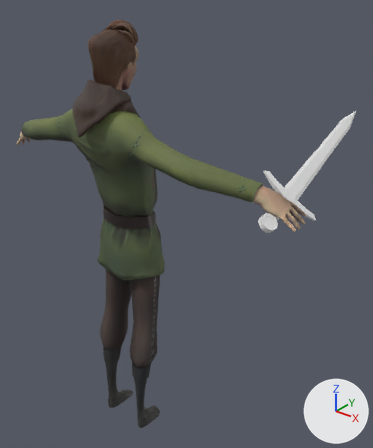
One commit to the Blender file Mhmd/Blender/Character/3rd Person/Sword_3rdPerson.blend: the scene before it, then after it.
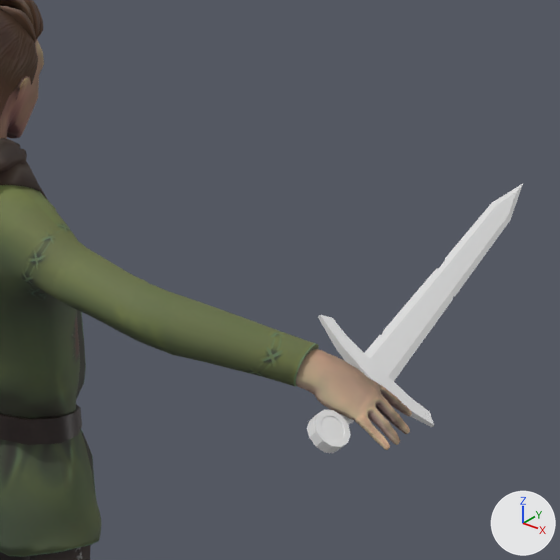
Each version is shown whole from a 50 mm camera at (1.405, -1.368, 1.953) aimed at (0.041, 0.337, 0.895), then close up on the part from 32% to 100% of the width and 6% to 63% of the height. Every picture has the same lights, and +X, +Y and +Z are marked at lower right.

Objects in the first close-up: 'mc_body.001', 'mc_clothing.003', 'sword'.
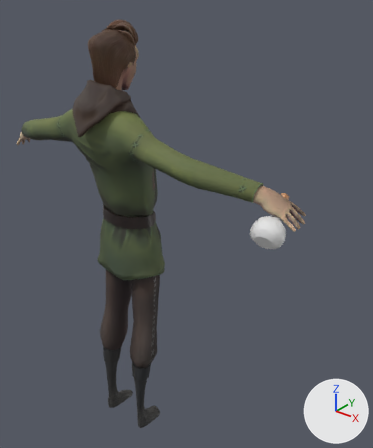
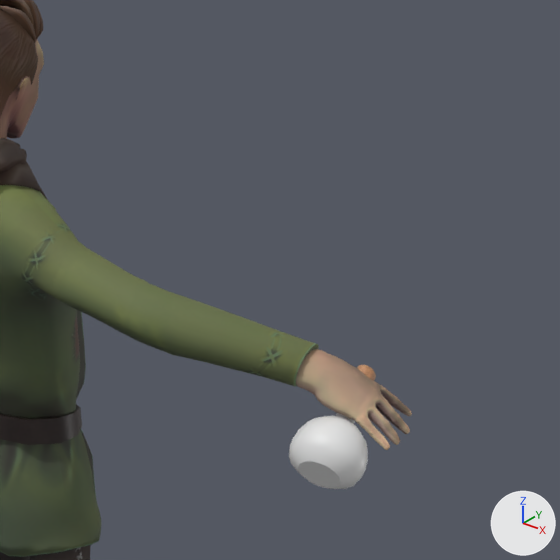
Pixel boxes [x1, y1, x2, y2] of what changed, in the close-ups (560 x 560 px):
'sword', hidden: before [307, 184, 523, 453]
'potion', added: after [289, 365, 376, 489]
    faces in mat_glass (white #e7e7e7): [289, 413, 368, 489]
    faces in mat_potion: [357, 365, 376, 381]

Diff of the bpy script that builds the scene:
```diff
--- a/Mhmd/Blender/Character/3rd Person/Sword_3rdPerson.blend.py
+++ b/Mhmd/Blender/Character/3rd Person/Sword_3rdPerson.blend.py
@@ img_t_potion1_col_png @@
+img_t_potion1_col_png = load_image('T_Potion1_Col.png', '../../../../0_Final Exports/Potion/Potion_T1/T_Potion1_Col.png', 2048, 2048, 'sRGB')
@@ img_t_potion1_norm_png @@
+img_t_potion1_norm_png = load_image('T_Potion1_Norm.png', '../../../../0_Final Exports/Potion/Potion_T1/T_Potion1_Norm.png', 2048, 2048, 'Non-Color')
@@ mat_glass @@
+mat_glass = principled_material('glass')
+mat_glass.base_color = (0.8, 0.8, 0.8)  # white #e7e7e7
+mat_glass.roughness = 0.4
@@ mat_potion @@
+mat_potion = bpy.data.materials.new('potion')
+# uses the picture img_t_potion1_col_png
+# uses the picture img_t_potion1_norm_png
@@ me_cylinder_006 @@
+me_cylinder_006.from_pydata(...)  # 604 vertices, 586 faces; spans x -0.052..0.065, y -0.028..0.088, z -0.126..0.08
+# faces by material slot: [202, 384]
+me_cylinder_006.materials.append(mat_potion)
+me_cylinder_006.materials.append(mat_glass)  # white #e7e7e7
@@ ob_sword @@
 ob_sword.rotation_euler = (-1.144, 0.488, 0.464)  # degrees (-66, 28, 27)
+ob_sword.hide_set(True)
@@ ob_potion @@
+ob_potion = bpy.data.objects.new('potion', me_cylinder_006)
+ob_potion.location = (0.667, 0.035, 1.249)
+ob_potion.rotation_euler = (-1.144, 0.488, 0.464)  # degrees (-66, 28, 27)
```
